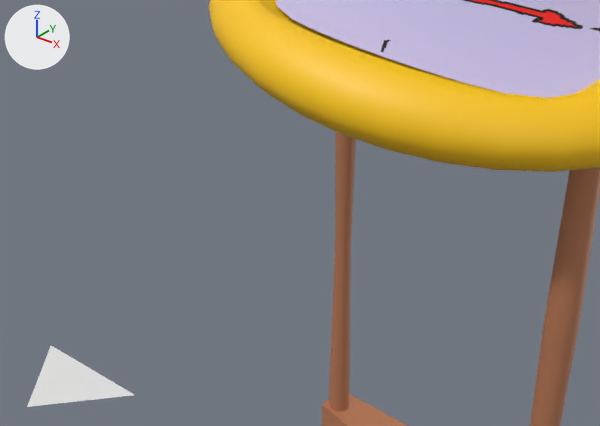
An edit to the FBX model Assets/Models/clock/clockboi.fbx, drawn before and after from the same camera.
Before and after are seen from a 50 mm lens placed at (1.015, -2.965, 0.873), pointed at (0.233, -1.988, 0.266). The lights are fixed; the arrows at upper left show +X, +Y and +Z. Where no turn or scale is listed for an object, it has been applied to the vertices.

The first picture shows 'Arrow', 'Cube', 'bottom', 'clock face bottom', 'left leg', 'left leg.001'.
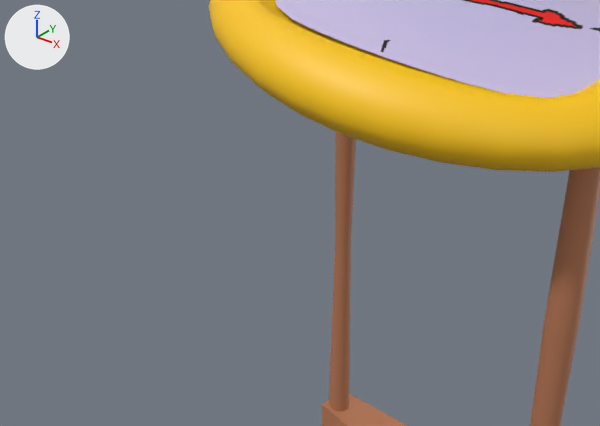
The newer file is also turned or shifted as a whole; pictures and numbers use the older file's frame.

Pixel boxes (x1, y1, x2, y2) of what changed, in the pictures (600 x 426 px):
'Arrow', deleted
    before: (27, 346, 134, 407)

The change, as a list of edits to the scene's bpy script:
```text
Remove ob_arrow:
    ob_arrow = bpy.data.objects.new('Arrow', me_arrow)
    ob_arrow.location = (0.0, -2.261, 0.004)
```
